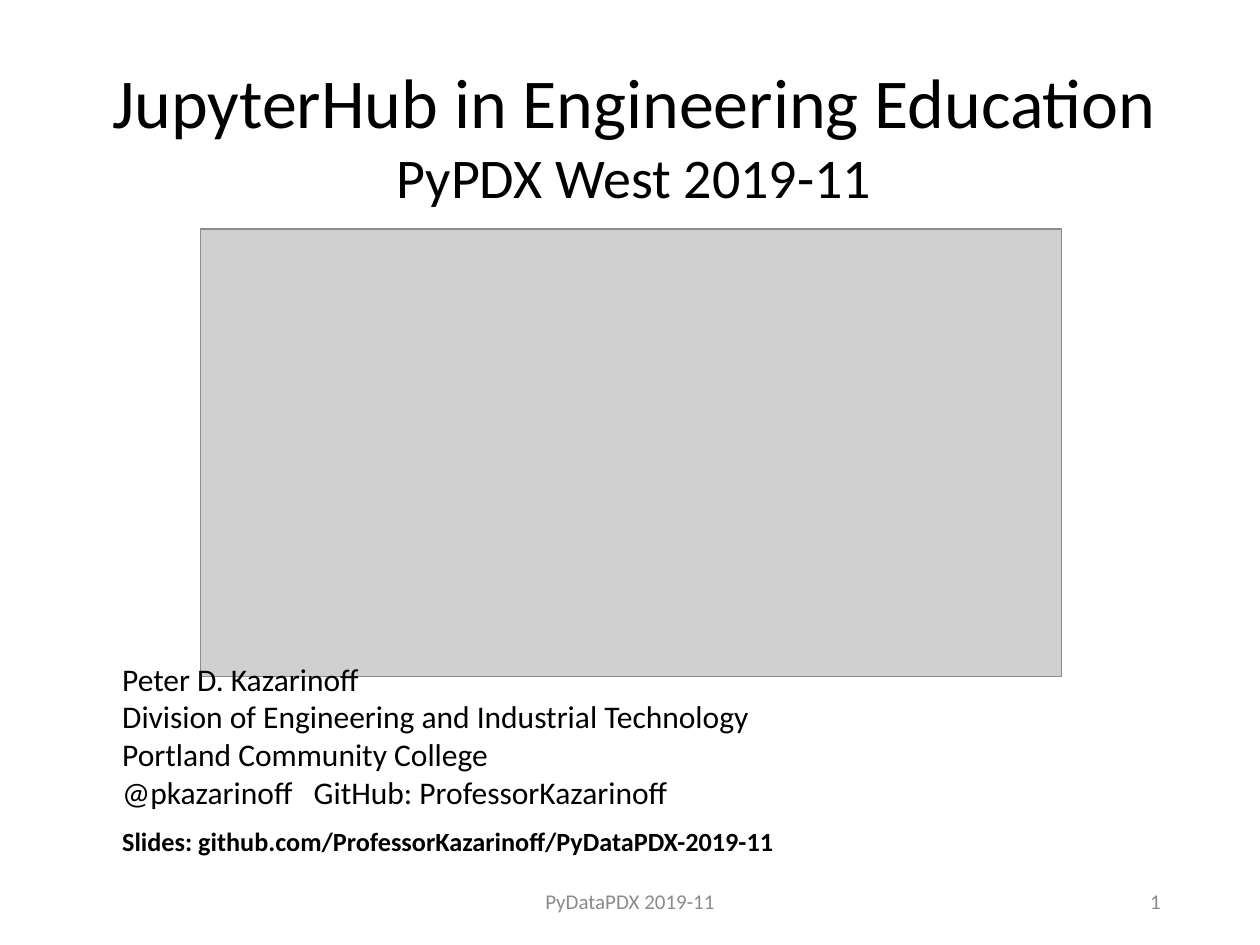
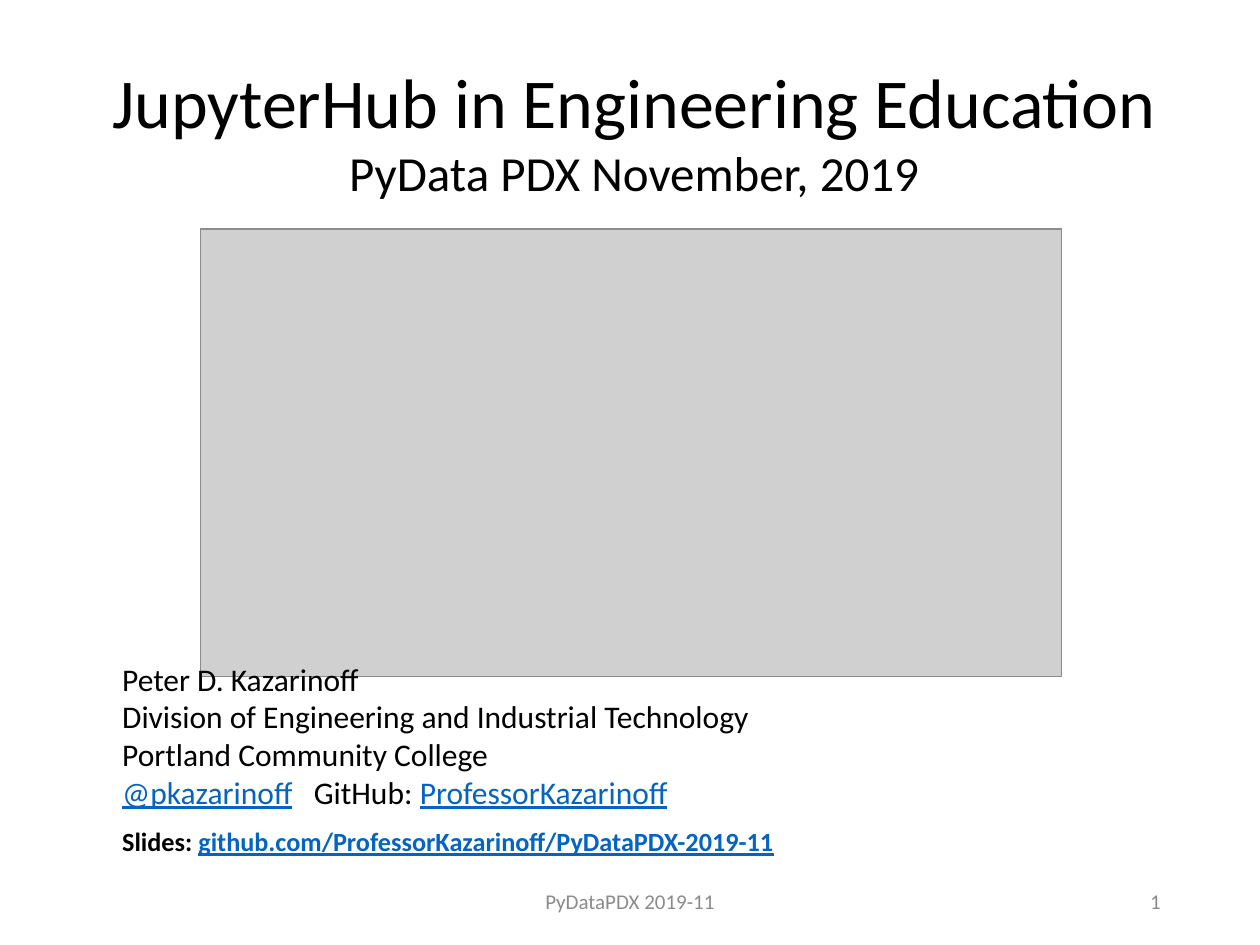
Before and after one commit to ProfessorKazarinoff/PyDataPDX-2019-11, a slide deck: slide 1 of PeterKazarinoff_PyDataPDX_2019-11.pptx. Drawn at 1260x945 pixels with LibreOffice and Linux fonts; fonts in the diff are those of the drawing; grey boxes stand for pictures. Boxes give left, top, right and bottom in pixels: in the first picture for what was removed or moved away, otherwise in the second. Text is boxed around its words. In the diff, an @@ line names an element or a change of style, - is before the commit and + after.

```diff
--- a/PeterKazarinoff_PyDataPDX_2019-11.pptx
+++ b/PeterKazarinoff_PyDataPDX_2019-11.pptx
@@ text at (112, 79, 1156, 199): text changed @@
-JupyterHub in Engineering Education
-PyPDX West 2019-11
+JupyterHub in Engineering Education
+PyData PDX November, 2019
@@ text at (122, 782, 668, 809): text colour #000000 to #0563C1, underline on in "@pkazarinoff ProfessorKazarinoff" @@
@@ text "Slides: github.com/ProfessorKazarinoff/PyDataPDX-2019-11" at (122, 832, 773, 856): text colour #000000 to #0563C1, underline on in "github.com/ProfessorKazarinoff/PyDataPDX-2019-11" @@
```
Also in this commit, not shown: 4 other slides changed, 23 other files.
